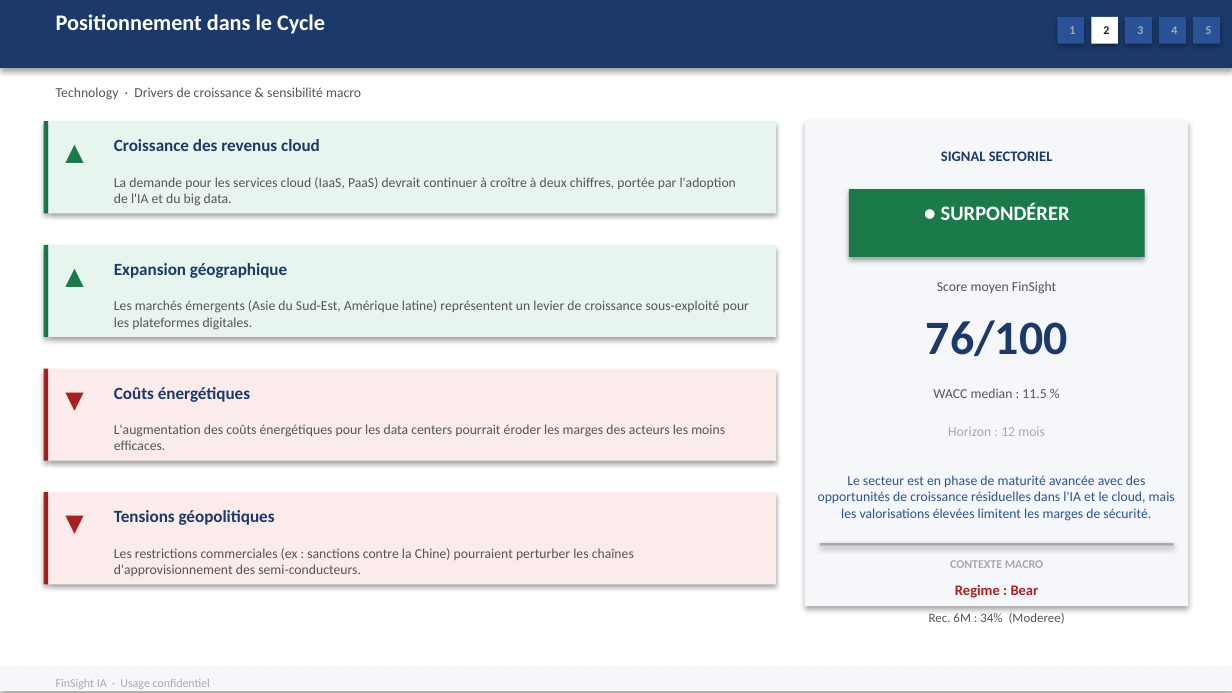
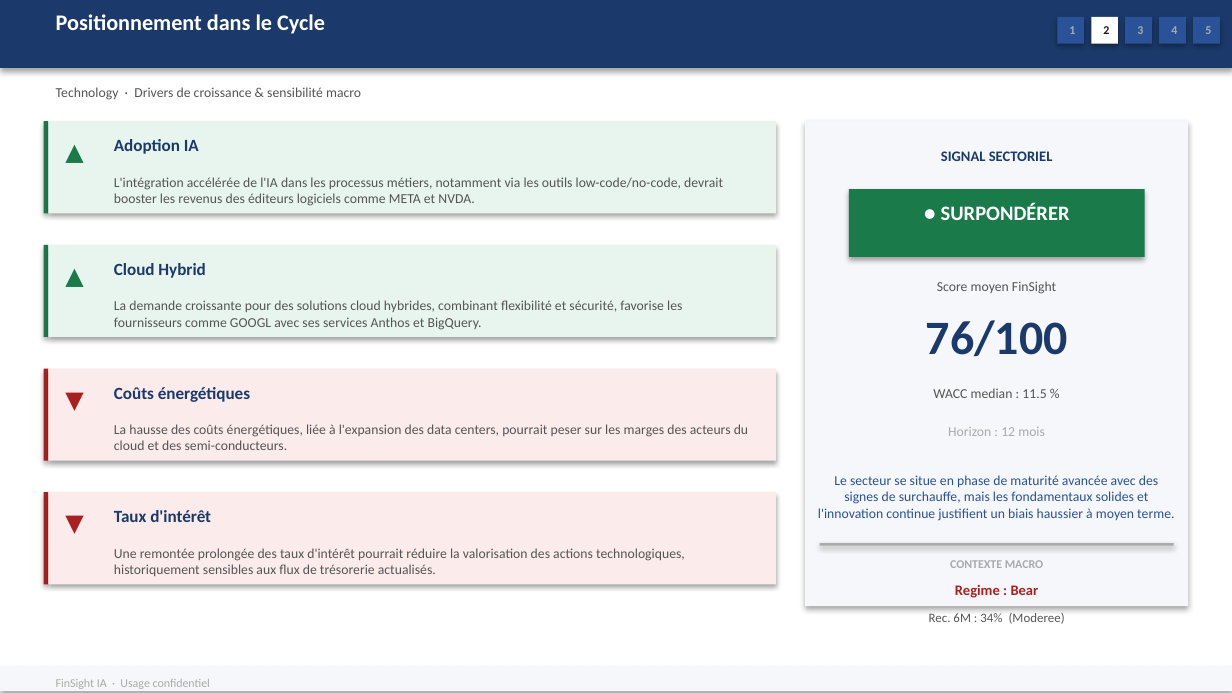
Before and after one commit to baptistejeh07-art/finsight-ia, a slide deck: slide 7 of preview/secteur_Technology_S&P_500/secteur_Technology_S&P_500.pptx. Drawn at 1232x693 pixels with LibreOffice and Linux fonts; fonts in the diff are those of the drawing. Boxes give left, top, right and bottom in pixels: in the first picture for what was removed or moved away, otherwise in the second. Text is boxed around its words. In the diff, an @@ line names an element or a change of style, - is before the commit and + after.

Commit message:
chore(preview): secteur_Technology_S&P_500 outputs regeneres

```diff
--- a/preview/secteur_Technology_S&P_500/secteur_Technology_S&P_500.pptx
+++ b/preview/secteur_Technology_S&P_500/secteur_Technology_S&P_500.pptx
@@ text at bbox=[114, 139, 199, 154]: text changed @@
-Croissance des revenus cloud
+Adoption IA
@@ text at bbox=[114, 177, 723, 206]: text changed @@
-La demande pour les services cloud (IaaS, PaaS) devrait continuer à croître à deux chiffres, portée par l'adoption de l'IA et du big data.
+L'intégration accélérée de l'IA dans les processus métiers, notamment via les outils low-code/no-code, devrait booster les revenus des éditeurs logiciels comme META et NVDA.
@@ text at bbox=[114, 263, 205, 278]: text changed @@
-Expansion géographique
+Cloud Hybrid
@@ text at bbox=[114, 300, 682, 330]: text changed @@
-Les marchés émergents (Asie du Sud-Est, Amérique latine) représentent un levier de croissance sous-exploité pour les plateformes digitales.
+La demande croissante pour des solutions cloud hybrides, combinant flexibilité et sécurité, favorise les fournisseurs comme GOOGL avec ses services Anthos et BigQuery.
@@ text at bbox=[114, 424, 748, 450]: text changed @@
-L'augmentation des coûts énergétiques pour les data centers pourrait éroder les marges des acteurs les moins efficaces.
+La hausse des coûts énergétiques, liée à l'expansion des data centers, pourrait peser sur les marges des acteurs du cloud et des semi-conducteurs.
@@ text at bbox=[818, 475, 1174, 521]: text changed @@
-Le secteur est en phase de maturité avancée avec des opportunités de croissance résiduelles dans l'IA et le cloud, mais les valorisations élevées limitent les marges de sécurité.
+Le secteur se situe en phase de maturité avancée avec des signes de surchauffe, mais les fondamentaux solides et l'innovation continue justifient un biais haussier à moyen terme.
@@ text at bbox=[114, 510, 211, 522]: text changed @@
-Tensions géopolitiques
+Taux d'intérêt
@@ text at bbox=[114, 548, 685, 576]: text changed @@
-Les restrictions commerciales (ex : sanctions contre la Chine) pourraient perturber les chaînes d'approvisionnement des semi-conducteurs.
+Une remontée prolongée des taux d'intérêt pourrait réduire la valorisation des actions technologiques, historiquement sensibles aux flux de trésorerie actualisés.
```
Also in this commit, not shown: 5 other slides changed, 2 other files.
